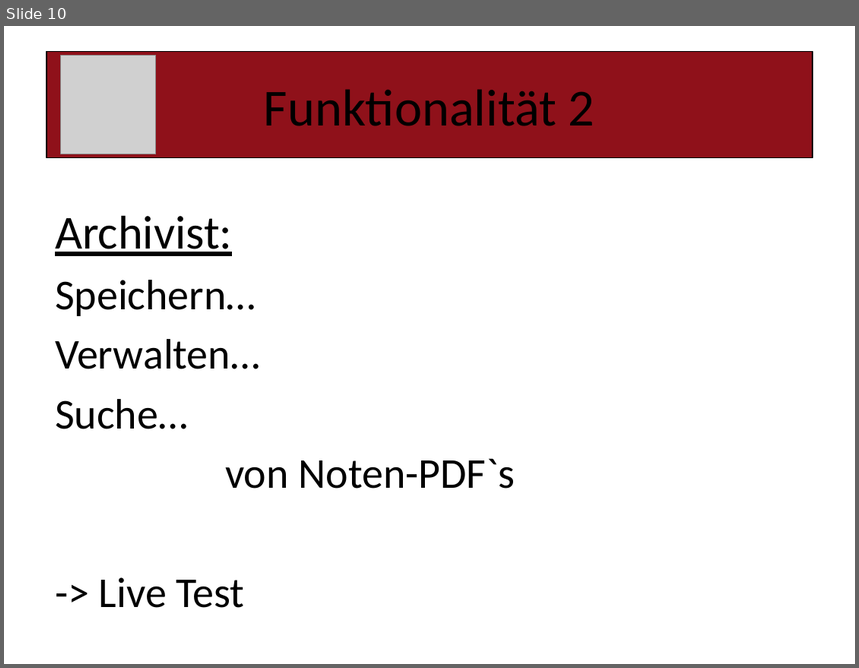
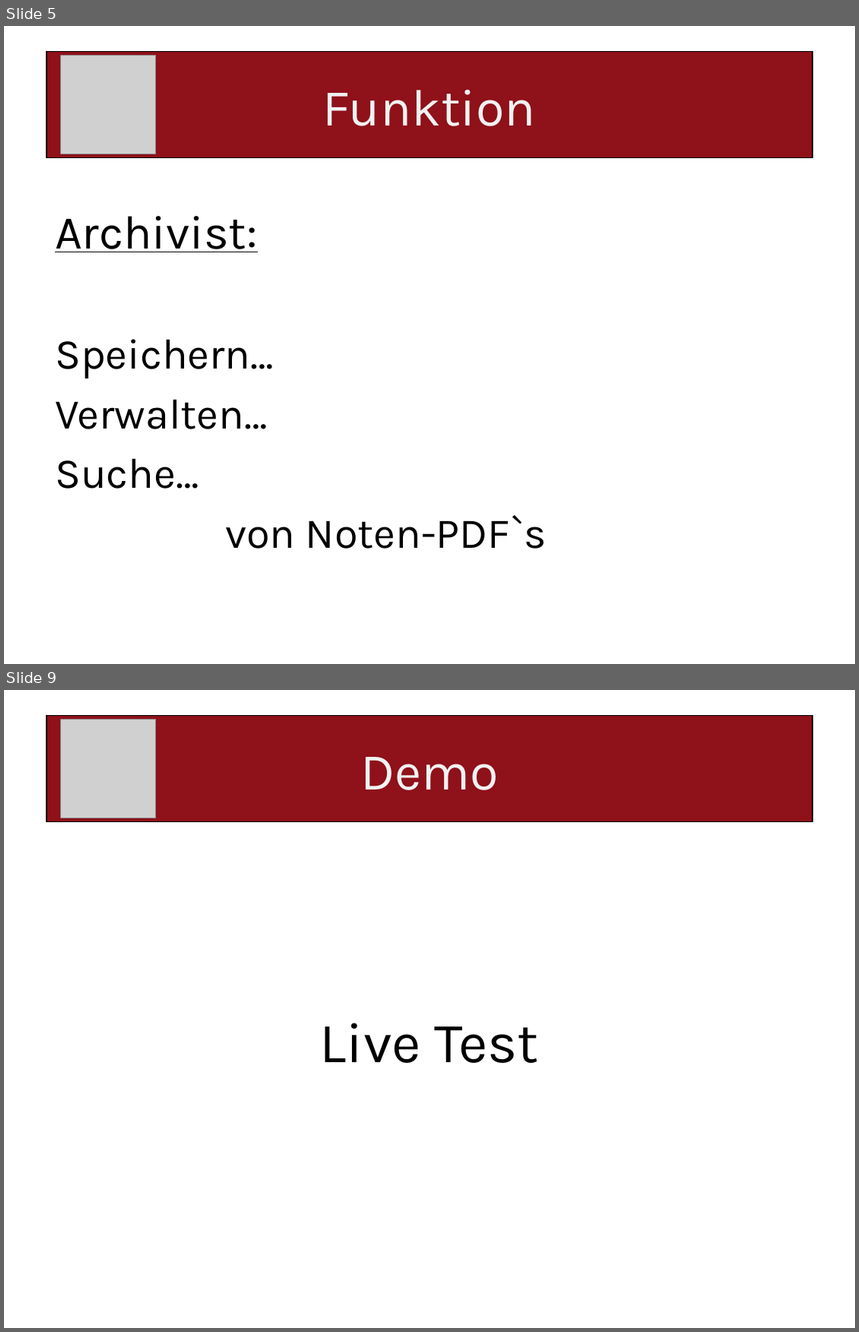
Before and after one commit to paulisch/archivist, a slide deck: Documentation/ProjectDocumentation/Presentation.pptx. Shown one above the other, each under a label of ours: slide 10 before the commit, slides 5 and 9 after it; the slides between them are not shown. The pictures are 859x668 and 859x1332 pixels, drawn with LibreOffice and Linux fonts; fonts in the diff are those of the drawing; grey boxes stand for pictures. Boxes give left, top, right and bottom in pixels: in the first picture for what was removed or moved away, otherwise in the second. Text is boxed around its words. In the diff, an @@ line names an element or a change of style, - is before the commit and + after.

```diff
--- a/Documentation/ProjectDocumentation/Presentation.pptx
+++ b/Documentation/ProjectDocumentation/Presentation.pptx
@@ slide 9 added at (x1=4, y1=690, x2=855, y2=1328), background #FFFFFF @@
@@ title added at (x1=47, y1=716, x2=813, y2=822), fill #8F111A, outline #000000 1 pt, 44 pt, text #F2F2F2 @@
+Demo
@@ picture added at (x1=61, y1=719, x2=156, y2=818) @@
@@ text added at (x1=320, y1=1023, x2=538, y2=1063), 48 pt, text #000000 @@
+Live Test
@@ what was slide 10 is now slide 5 @@
@@ slide 5 changed as well @@
@@ title at (x1=323, y1=90, x2=536, y2=126): text changed; font Calibri to Karla; text colour #000000 to #F2F2F2 @@
-Funktionalität 2
+Funktion
@@ text "Archivist:" at (x1=55, y1=216, x2=547, y2=549): font Calibri to Karla @@
@@ text at (x1=99, y1=578, x2=245, y2=608): paragraph removed @@
--> Live Test
```
Also in this commit, not shown: 8 other slides changed, 4 other slides added, 2 slides removed, 1 other file.
